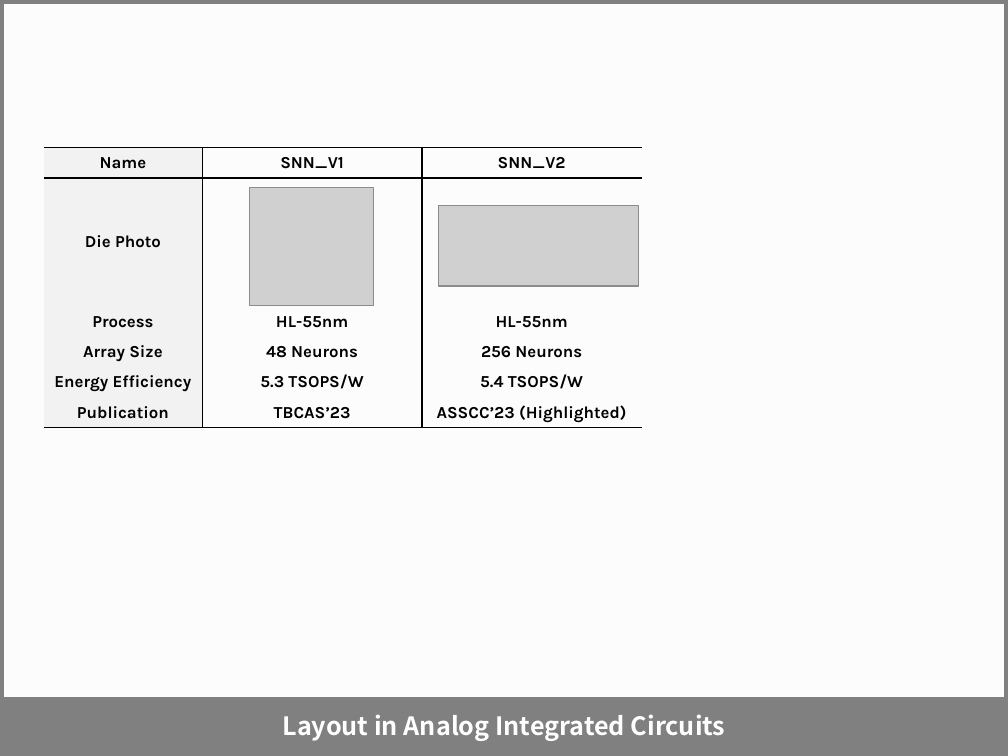
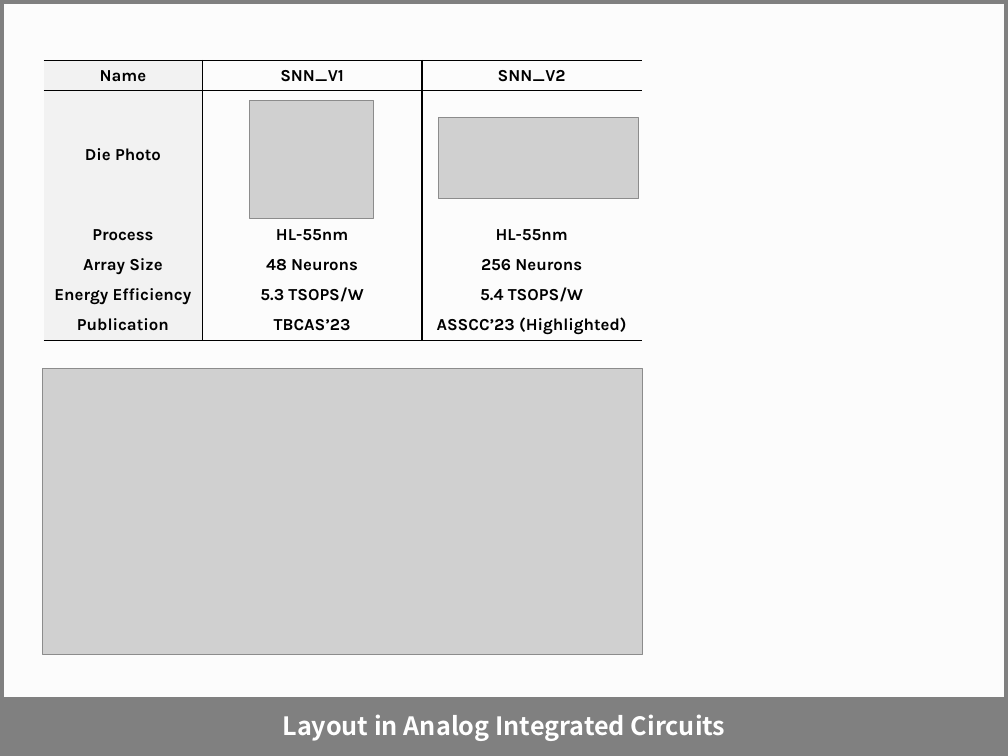
Before and after one commit to zhaojianycc/zhaojianycc.github.io, a slide deck: slide 4 of chipgallery/网站芯片模板.pptx. Drawn at 1008x756 pixels with LibreOffice and Linux fonts; fonts in the diff are those of the drawing; grey boxes stand for pictures. Boxes give left, top, right and bottom in pixels: in the first picture for what was removed or moved away, otherwise in the second. Text is boxed around its words. In the diff, an @@ line names an element or a change of style, - is before the commit and + after.

```diff
--- a/chipgallery/网站芯片模板.pptx
+++ b/chipgallery/网站芯片模板.pptx
@@ table: place and size @@
-table at [43,148,641,427]
+table at [43,60,641,340]
@@ picture: place and size @@
-picture at [250,187,373,305]
+picture at [250,100,373,218]
@@ picture: place and size @@
-picture at [438,206,638,286]
+picture at [438,118,638,199]
@@ picture added at [43,368,643,654] @@
```
Also in this commit, not shown: 4 other slides changed, 1 other file.
